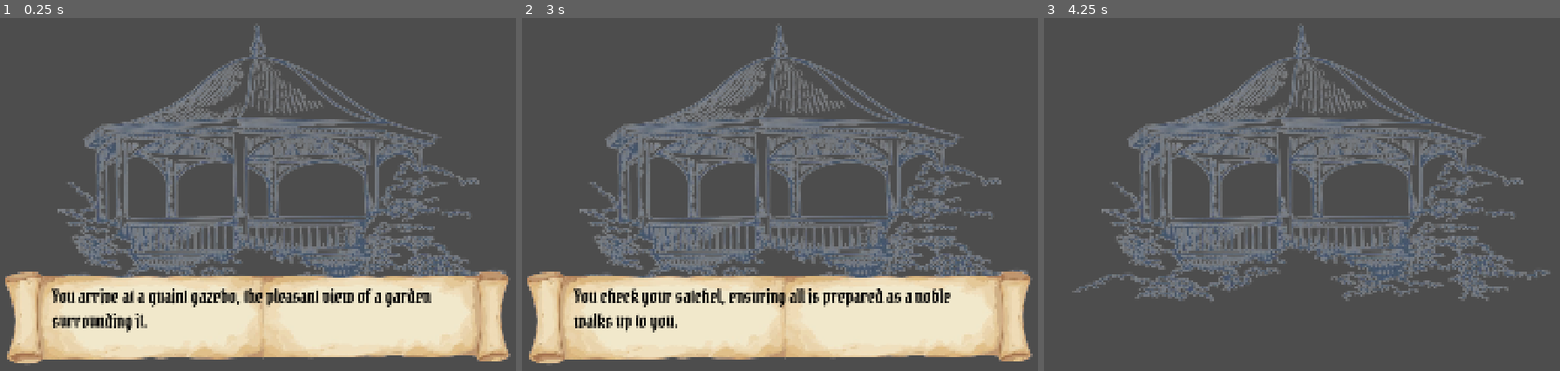
Above: before the commit, frames 1-3 (left to right).
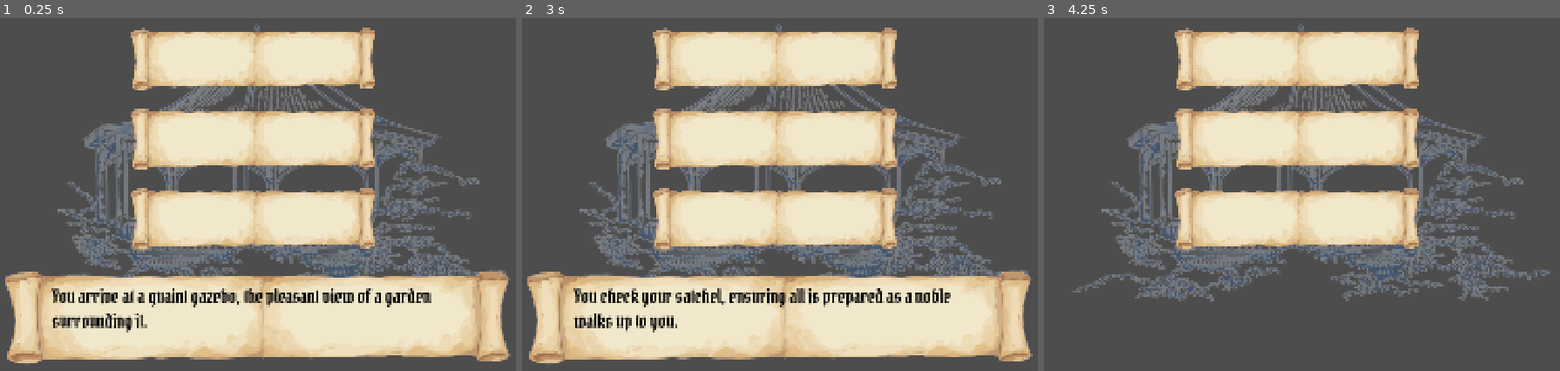
Above: after the commit, the same moments.

Repository: EliJ0y/Kingdom-Sweethearts
Game: Godot game, scene res://Scenes/dialogue.tscn
Two runs of this game, one before a commit and one after it. Both use one fixed random seed, a clock stepped at 60 frames per second and the inputs below.
Inputs (mouse positions are in pixels of both pictures, inside the frame that each line leads up to):
- Up to frame 1 (0.25 s): no input
- Up to frame 2 (3 s): click (774, 56) at 0.52 s; click (774, 138) at 1.27 s; click (774, 219) at 2.02 s; tap Enter (ui_accept) at 2.75 s
- Up to frame 3 (4.25 s): tap Enter (ui_accept) at 3.02, 3.5, 3.77 s

The runs differ from the first frame. In frame 1, 22% of the frame differs, in the area x 25-73%, y 2-66%; in frame 2, 22%; in frame 3, 22%.

Commit message:
better dialogue options UI

Diff:
--- a/kingdom-sweethearts/Scenes/dialogue.tscn
+++ b/kingdom-sweethearts/Scenes/dialogue.tscn
@@ -4,9 +4,6 @@
 [ext_resource type="Texture2D" uid="uid://cf5xateryb4nj" path="res://Graphics/Gazebo_Background.png" id="1_dgfud"]
 [ext_resource type="Texture2D" uid="uid://dn0bm47p6gscl" path="res://Graphics/Dialogue Panel.png" id="2_p21q5"]
 [ext_resource type="FontFile" uid="uid://crb2i4elinjsj" path="res://Fonts/PirataOne-Regular.ttf" id="5_5mcti"]
-
-[sub_resource type="StyleBoxTexture" id="StyleBoxTexture_pjl42"]
-texture = ExtResource("2_p21q5")
 
 [sub_resource type="StyleBoxTexture" id="StyleBoxTexture_4kxuq"]
 texture = ExtResource("2_p21q5")
@@ -34,7 +31,6 @@
 centered = false
 
 [node name="Dialogue Options" type="Control" parent="CanvasLayer" unique_id=1145031911]
-visible = false
 layout_mode = 3
 anchors_preset = 8
 anchor_left = 0.5
@@ -48,13 +44,12 @@
 grow_horizontal = 2
 grow_vertical = 2
 
-[node name="Dialogue Option 1" type="Panel" parent="CanvasLayer/Dialogue Options" unique_id=1626571920]
-layout_mode = 1
-anchors_preset = 10
-anchor_right = 1.0
-offset_bottom = 200.0
-grow_horizontal = 2
-theme_override_styles/panel = SubResource("StyleBoxTexture_pjl42")
+[node name="Dialogue Option 1" type="TextureButton" parent="CanvasLayer/Dialogue Options" unique_id=907801944]
+layout_mode = 0
+offset_right = 900.0
+offset_bottom = 277.0
+scale = Vector2(0.77554893, 0.71844476)
+texture_normal = ExtResource("2_p21q5")
 
 [node name="MarginContainer" type="MarginContainer" parent="CanvasLayer/Dialogue Options/Dialogue Option 1" unique_id=312010682]
 layout_mode = 1
@@ -63,12 +58,13 @@
 anchor_top = 0.5
 anchor_right = 0.5
 anchor_bottom = 0.5
-offset_left = -280.0
-offset_top = -60.0
-offset_right = 280.0
-offset_bottom = 60.0
+offset_left = -360.0
+offset_top = -78.5
+offset_right = 360.0
+offset_bottom = 81.5
 grow_horizontal = 2
 grow_vertical = 2
+scale = Vector2(1, 0.9980667)
 
 [node name="Option 1 Text" type="Label" parent="CanvasLayer/Dialogue Options/Dialogue Option 1/MarginContainer" unique_id=236019703]
 custom_minimum_size = Vector2(560, 120)
@@ -79,33 +75,30 @@
 theme_override_font_sizes/font_size = 30
 autowrap_mode = 3
 
-[node name="Dialogue Option 2" type="Panel" parent="CanvasLayer/Dialogue Options" unique_id=1959123274]
-layout_mode = 1
-anchors_preset = 14
-anchor_top = 0.5
-anchor_right = 1.0
-anchor_bottom = 0.5
-offset_top = -110.0
-offset_bottom = 90.0
-grow_horizontal = 2
-grow_vertical = 2
-theme_override_styles/panel = SubResource("StyleBoxTexture_pjl42")
+[node name="Dialogue Option 2" type="TextureButton" parent="CanvasLayer/Dialogue Options" unique_id=142421456]
+layout_mode = 0
+offset_top = 220.0
+offset_right = 900.0
+offset_bottom = 497.0
+scale = Vector2(0.77554893, 0.71844476)
+texture_normal = ExtResource("2_p21q5")
 
-[node name="MarginContainer" type="MarginContainer" parent="CanvasLayer/Dialogue Options/Dialogue Option 2" unique_id=494482742]
+[node name="MarginContainer" type="MarginContainer" parent="CanvasLayer/Dialogue Options/Dialogue Option 2" unique_id=1539494022]
 layout_mode = 1
 anchors_preset = 8
 anchor_left = 0.5
 anchor_top = 0.5
 anchor_right = 0.5
 anchor_bottom = 0.5
-offset_left = -280.0
-offset_top = -60.0
-offset_right = 280.0
-offset_bottom = 60.0
+offset_left = -360.0
+offset_top = -78.5
+offset_right = 360.0
+offset_bottom = 81.5
 grow_horizontal = 2
 grow_vertical = 2
+scale = Vector2(1, 0.9980667)
 
-[node name="Option 2 Text" type="Label" parent="CanvasLayer/Dialogue Options/Dialogue Option 2/MarginContainer" unique_id=2068245372]
+[node name="Option 2 Text" type="Label" parent="CanvasLayer/Dialogue Options/Dialogue Option 2/MarginContainer" unique_id=1497464729]
 custom_minimum_size = Vector2(560, 120)
 layout_mode = 2
 size_flags_vertical = 1
@@ -114,33 +107,30 @@
 theme_override_font_sizes/font_size = 30
 autowrap_mode = 3
 
-[node name="Dialogue Option 3" type="Panel" parent="CanvasLayer/Dialogue Options" unique_id=35695346]
-layout_mode = 1
-anchors_preset = 12
-anchor_top = 1.0
-anchor_right = 1.0
-anchor_bottom = 1.0
-offset_top = -220.0
-offset_bottom = -20.0
-grow_horizontal = 2
-grow_vertical = 0
-theme_override_styles/panel = SubResource("StyleBoxTexture_pjl42")
+[node name="Dialogue Option 3" type="TextureButton" parent="CanvasLayer/Dialogue Options" unique_id=13576717]
+layout_mode = 0
+offset_top = 440.0
+offset_right = 900.0
+offset_bottom = 717.0
+scale = Vector2(0.77554893, 0.71844476)
+texture_normal = ExtResource("2_p21q5")
 
-[node name="MarginContainer" type="MarginContainer" parent="CanvasLayer/Dialogue Options/Dialogue Option 3" unique_id=824667611]
+[node name="MarginContainer" type="MarginContainer" parent="CanvasLayer/Dialogue Options/Dialogue Option 3" unique_id=928104527]
 layout_mode = 1
 anchors_preset = 8
 anchor_left = 0.5
 anchor_top = 0.5
 anchor_right = 0.5
 anchor_bottom = 0.5
-offset_left = -280.0
-offset_top = -60.0
-offset_right = 280.0
-offset_bottom = 60.0
+offset_left = -360.0
+offset_top = -78.5
+offset_right = 360.0
+offset_bottom = 81.5
 grow_horizontal = 2
 grow_vertical = 2
+scale = Vector2(1, 0.9980667)
 
-[node name="Option 3 Text" type="Label" parent="CanvasLayer/Dialogue Options/Dialogue Option 3/MarginContainer" unique_id=1578259620]
+[node name="Option 3 Text" type="Label" parent="CanvasLayer/Dialogue Options/Dialogue Option 3/MarginContainer" unique_id=17087897]
 custom_minimum_size = Vector2(560, 120)
 layout_mode = 2
 size_flags_vertical = 1
--- a/kingdom-sweethearts/Scripts/characters_resource.gd
+++ b/kingdom-sweethearts/Scripts/characters_resource.gd
@@ -5,4 +5,6 @@
 @export var character_idle: Texture2D
 @export var character_talking: Texture2D
 @export var character_lines: Array[String]
+@export var player_idle: Texture2D
+@export var player_talking: Texture2D
 @export var player_lines: Array[String]
